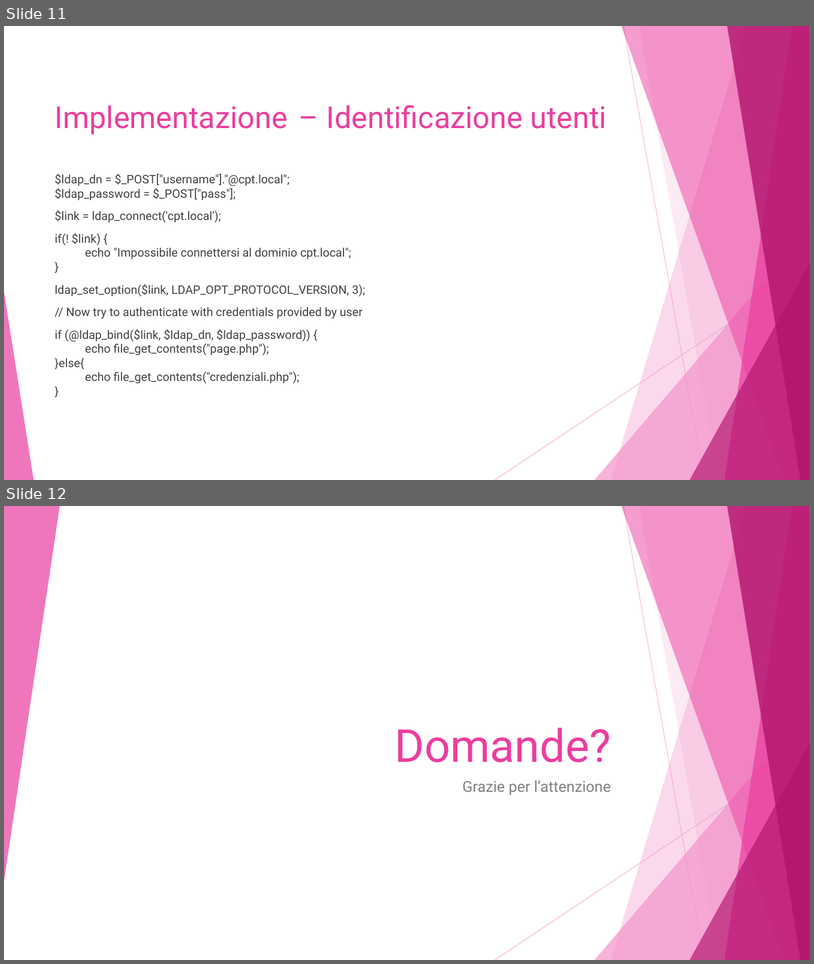
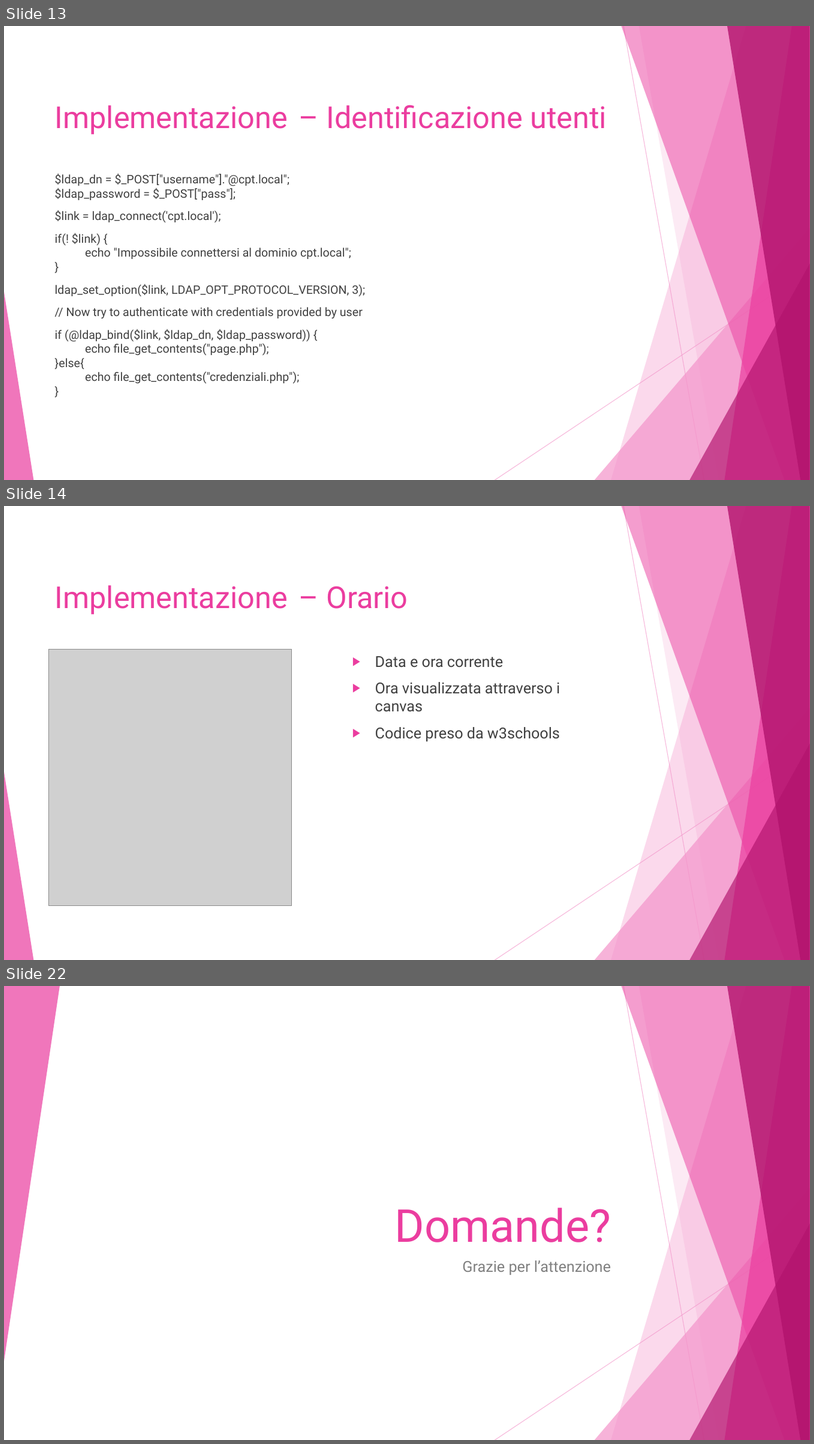
Before and after one commit to alessiax8/Info-Kiosk, a slide deck: Documenti/presentazione_info_kiosk.pptx. Shown one above the other, each under a label of ours: slides 11 and 12 before the commit, slides 13, 14 and 22 after it; the slides between them are not shown. The pictures are 814x964 and 814x1444 pixels, drawn with LibreOffice and Linux fonts; fonts in the diff are those of the drawing; grey boxes stand for pictures. Boxes give left, top, right and bottom in pixels: in the first picture for what was removed or moved away, otherwise in the second. Text is boxed around its words. In the diff, an @@ line names an element or a change of style, - is before the commit and + after.

```diff
--- a/Documenti/presentazione_info_kiosk.pptx
+++ b/Documenti/presentazione_info_kiosk.pptx
@@ slide 14 added at [4, 506, 810, 960], background #FFFFFF; not listed: 10 template elements that a slide beside it also shows @@
@@ title added at [55, 585, 408, 615], 36 pt, text #EB3D9F @@
+Implementazione – Orario
@@ picture added at [49, 649, 292, 905] @@
@@ text added at [375, 656, 560, 741], 18 pt, text #404040 @@
+▶ Data e ora corrente
+▶ Ora visualizzata attraverso i canvas
+▶ Codice preso da w3schools
@@ what was slide 11 is now slide 13 @@
@@ what was slide 12 is now slide 22 @@
```
Also in this commit, not shown: 2 slides changed, 10 other slides added, 1 slide removed.
